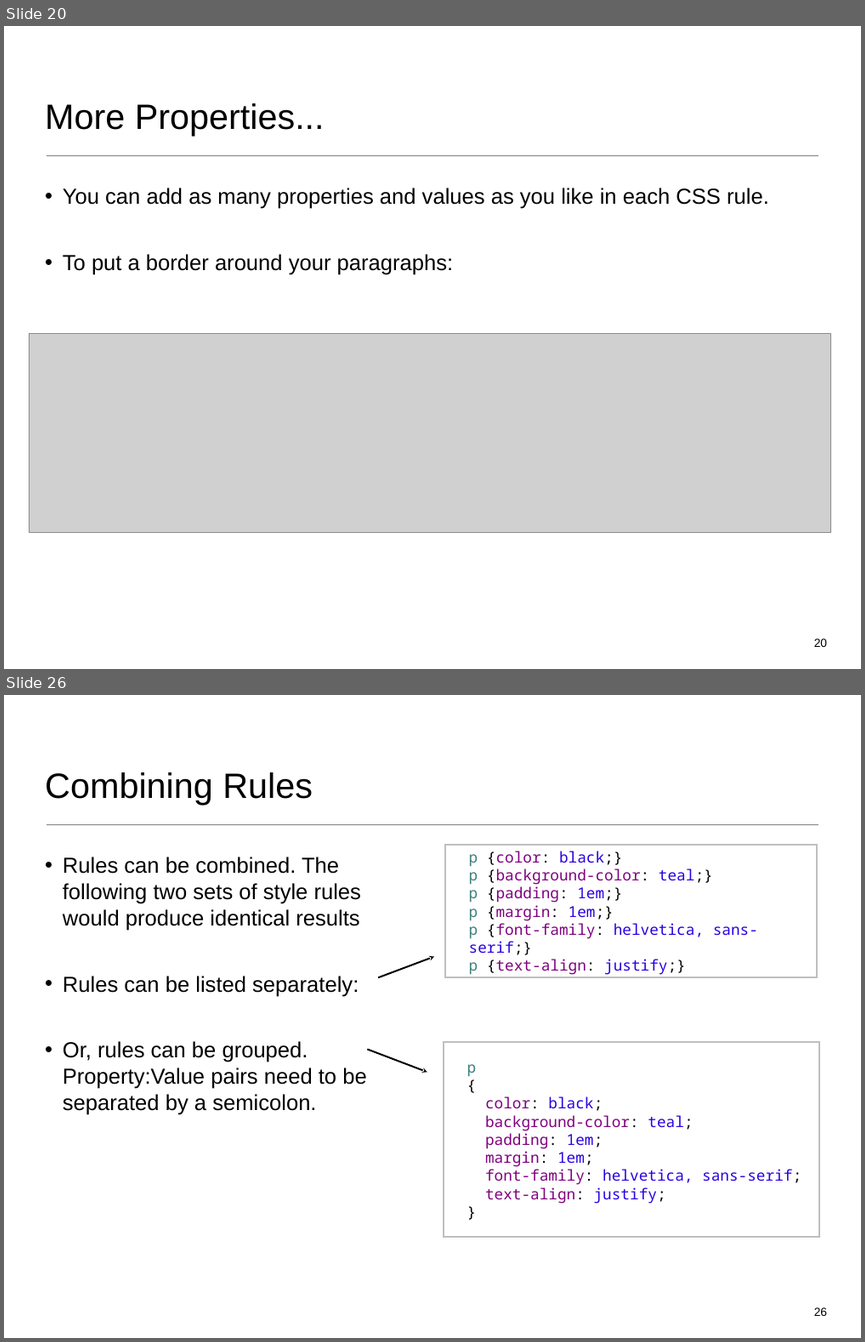
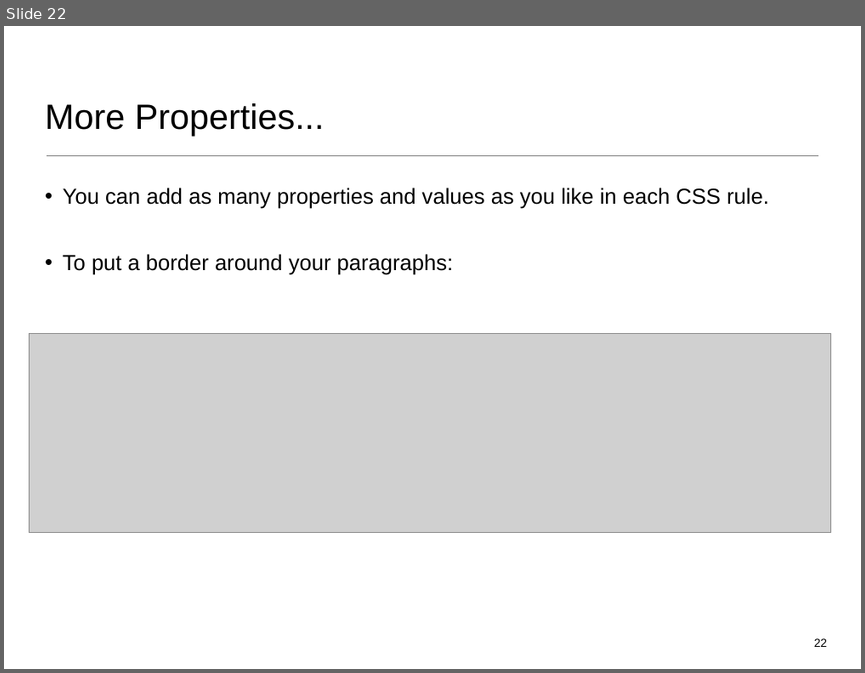
Before and after one commit to wit-web-dev-2015/web-dev-1, a slide deck: topic02/talk-2/css-1.ppt. Shown one above the other, each under a label of ours: slides 20 and 26 before the commit, slide 22 after it; the slides between them are not shown. The pictures are 865x1342 and 865x673 pixels, drawn with LibreOffice and Linux fonts; fonts in the diff are those of the drawing; grey boxes stand for pictures. Boxes give left, top, right and bottom in pixels: in the first picture for what was removed or moved away, otherwise in the second. Text is boxed around its words. In the diff, an @@ line names an element or a change of style, - is before the commit and + after.

```diff
--- a/topic02/talk-2/css-1.ppt
+++ b/topic02/talk-2/css-1.ppt
@@ slide 26 removed at [4, 695, 861, 1338], background #FFFFFF; not listed: 1 template element that a slide beside it also shows @@
@@ title removed at [45, 772, 313, 805] @@
-Combining Rules
@@ rectangle removed at [445, 845, 817, 977] @@
-p {color: black;}
-p {background-color: teal;}
-p {padding: 1em;}
-p {margin: 1em;}
-p {font-family: helvetica, sans-serif;}
-p {text-align: justify;}
@@ text removed at [63, 857, 366, 1115] @@
-• Rules can be combined. The following two sets of style rules would produce identical results
-• Rules can be listed separately:
-• Or, rules can be grouped. Property:Value pairs need to be separated by a semicolon.
@@ arrow removed from (378, 977) to (434, 957) @@
@@ arrow removed from (367, 1049) to (427, 1072) @@
@@ rectangle removed at [443, 1042, 819, 1236] @@
-p
-{
-color: black;
-background-color: teal;
-padding: 1em;
-margin: 1em;
-font-family: helvetica, sans-serif;
-text-align: justify;
-}
@@ page number removed at [814, 1307, 827, 1315] @@
-26
@@ what was slide 20 is now slide 22 @@
@@ page number at [814, 638, 827, 646]: text changed @@
-20
+22
```
Also in this commit, not shown: 3 slides changed, 3 slides added, 20 other slides removed, 11 other files.
